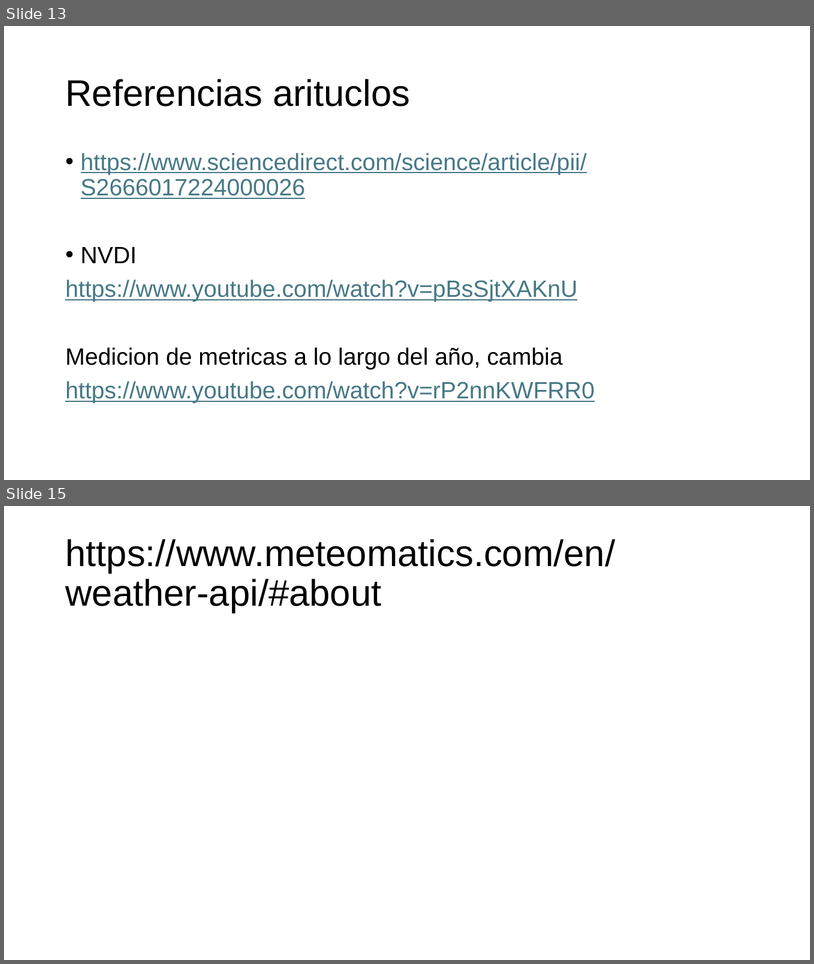
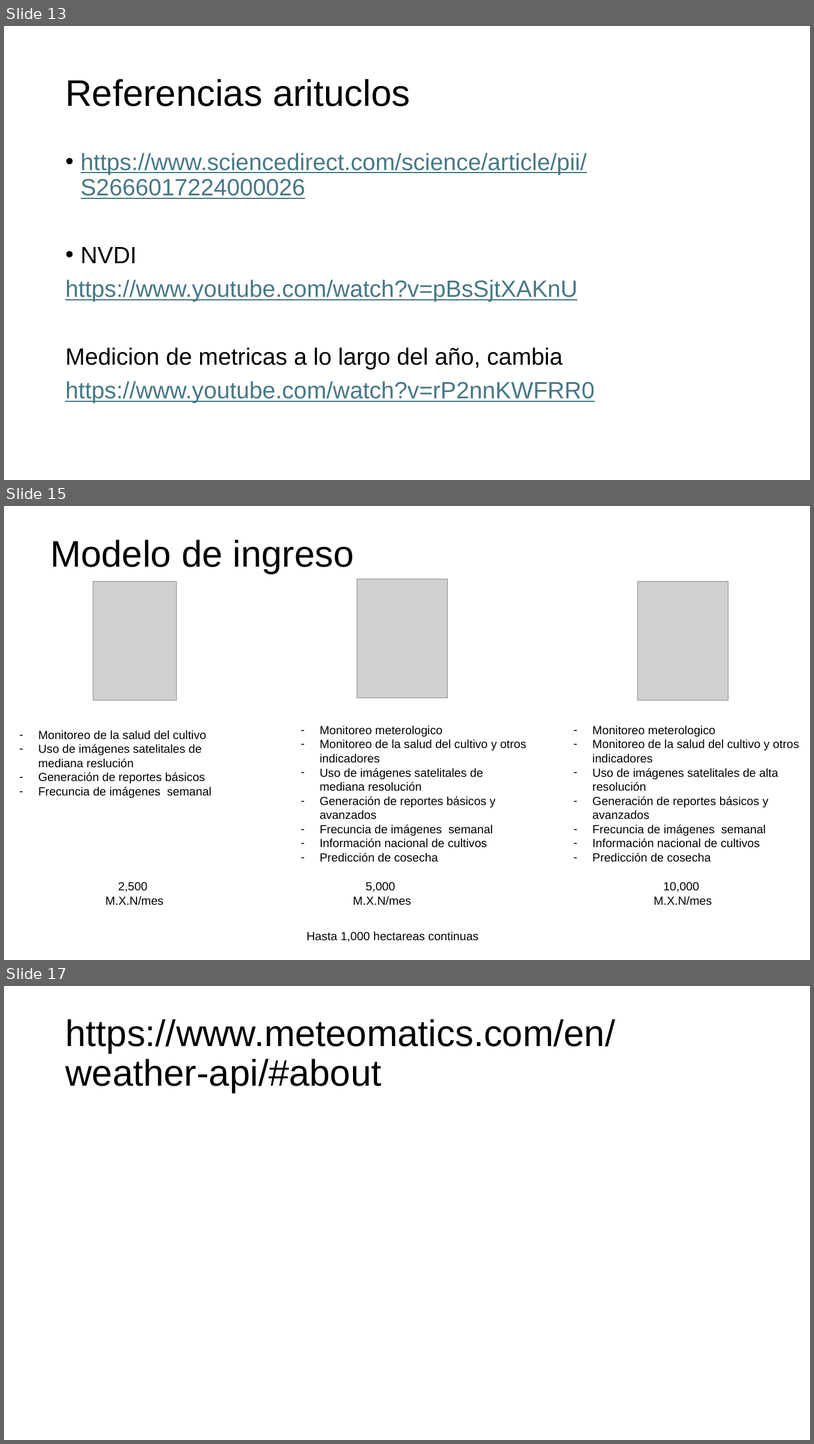
Before and after one commit to orlandombaa/Selene, a slide deck: selene/docs/Aditional documentation/Modelo de negocios selene.pptx. Shown one above the other, each under a label of ours: slides 13 and 15 before the commit, slides 13, 15 and 17 after it; the slides between them are not shown. The pictures are 814x964 and 814x1444 pixels, drawn with LibreOffice and Linux fonts; fonts in the diff are those of the drawing; grey boxes stand for pictures. Boxes give left, top, right and bottom in pixels: in the first picture for what was removed or moved away, otherwise in the second. Text is boxed around its words. In the diff, an @@ line names an element or a change of style, - is before the commit and + after.

```diff
--- a/selene/docs/Aditional documentation/Modelo de negocios selene.pptx
+++ b/selene/docs/Aditional documentation/Modelo de negocios selene.pptx
@@ slide 15 added at (4, 506, 810, 960), background #FFFFFF @@
@@ title added at (50, 540, 354, 573), 44 pt, text #000000 @@
+Modelo de ingreso
@@ picture added at (93, 581, 176, 700) @@
@@ picture added at (357, 579, 448, 698) @@
@@ picture added at (638, 581, 729, 700) @@
@@ text added at (38, 730, 212, 798), 14 pt, text #000000 @@
+– Monitoreo de la salud del cultivo
+– Uso de imágenes satelitales de mediana reslución
+– Generación de reportes básicos
+– Frecuncia de imágenes semanal
@@ text added at (320, 725, 527, 862), 14 pt, text #000000 @@
+– Monitoreo meterologico
+– Monitoreo de la salud del cultivo y otros indicadores
+– Uso de imágenes satelitales de mediana resolución
+– Generación de reportes básicos y avanzados
+– Frecuncia de imágenes semanal
+– Información nacional de cultivos
+– Predicción de cosecha
@@ text added at (593, 725, 800, 862), 14 pt, text #000000 @@
+– Monitoreo meterologico
+– Monitoreo de la salud del cultivo y otros indicadores
+– Uso de imágenes satelitales de alta resolución
+– Generación de reportes básicos y avanzados
+– Frecuncia de imágenes semanal
+– Información nacional de cultivos
+– Predicción de cosecha
@@ text added at (105, 882, 164, 905), 14 pt, text #000000 @@
+2,500
+M.X.N/mes
@@ text added at (353, 882, 411, 905), 14 pt, text #000000 @@
+5,000
+M.X.N/mes
@@ text added at (654, 882, 712, 905), 14 pt, text #000000 @@
+10,000
+M.X.N/mes
@@ text added at (307, 931, 479, 942), 14 pt, text #000000 @@
+Hasta 1,000 hectareas continuas
@@ what was slide 15 is now slide 17 @@
```
Also in this commit, not shown: 2 other slides added, 1 slide removed, 1 other file.
